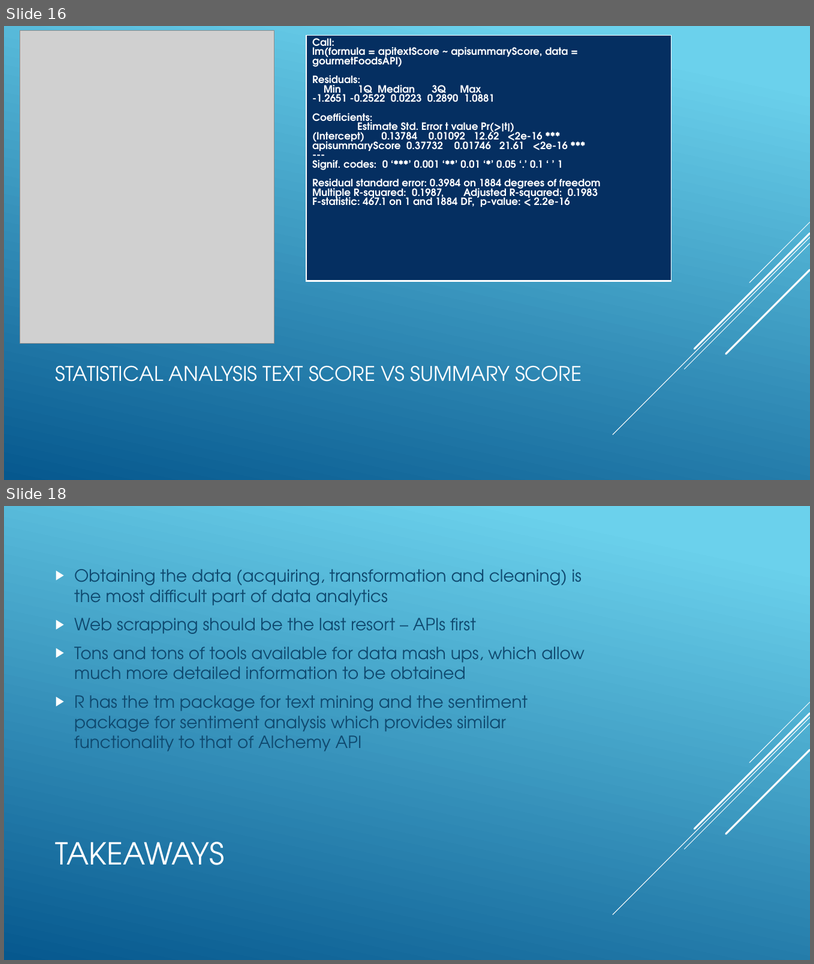
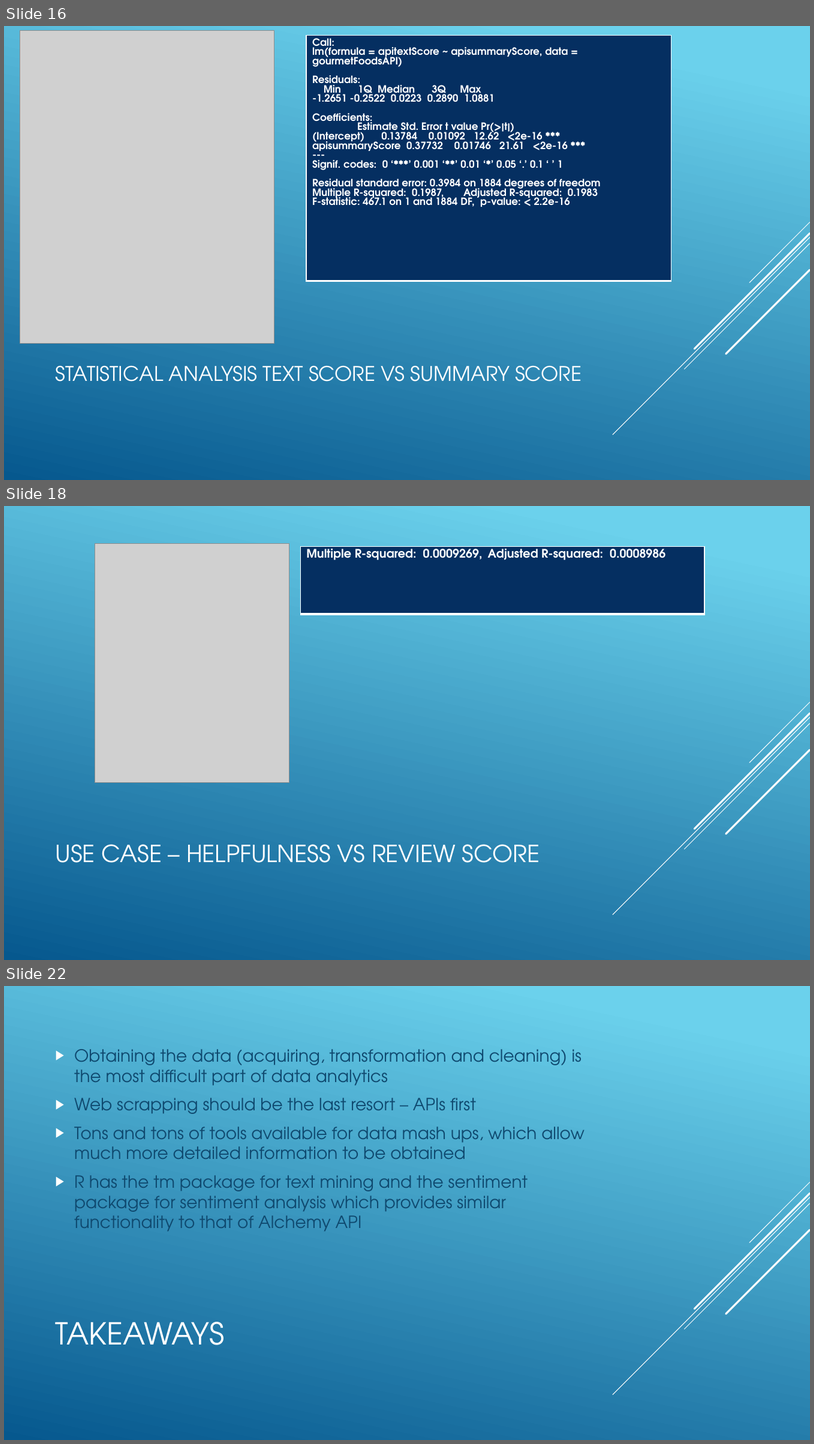
Before and after one commit to jwindokun/FinalProject, a slide deck: R/Final_Project_Presentation.pptx. Shown one above the other, each under a label of ours: slides 16 and 18 before the commit, slides 16, 18 and 22 after it; the slides between them are not shown. The pictures are 814x964 and 814x1444 pixels, drawn with LibreOffice and Linux fonts; fonts in the diff are those of the drawing; grey boxes stand for pictures. Boxes give left, top, right and bottom in pixels: in the first picture for what was removed or moved away, otherwise in the second. Text is boxed around its words. In the diff, an @@ line names an element or a change of style, - is before the commit and + after.

```diff
--- a/R/Final_Project_Presentation.pptx
+++ b/R/Final_Project_Presentation.pptx
@@ slide 18 added at (4,506,810,960), background gradient #6ED2EB to #06588E; not listed: 5 template elements that a slide beside it also shows @@
@@ picture added at (95,544,290,783) @@
@@ table added at (300,547,705,614), 1 rows, 1 columns @@
+Multiple R-squared: 0.0009269, Adjusted R-squared: 0.0008986
@@ title added at (56,844,540,862), 28 pt, text #FFFFFF @@
+USE CASE – HELPFULNESS VS REVIEW SCORE
@@ what was slide 18 is now slide 22 @@
```
Also in this commit, not shown: 3 slides changed, 5 other slides added, 3 other files.
